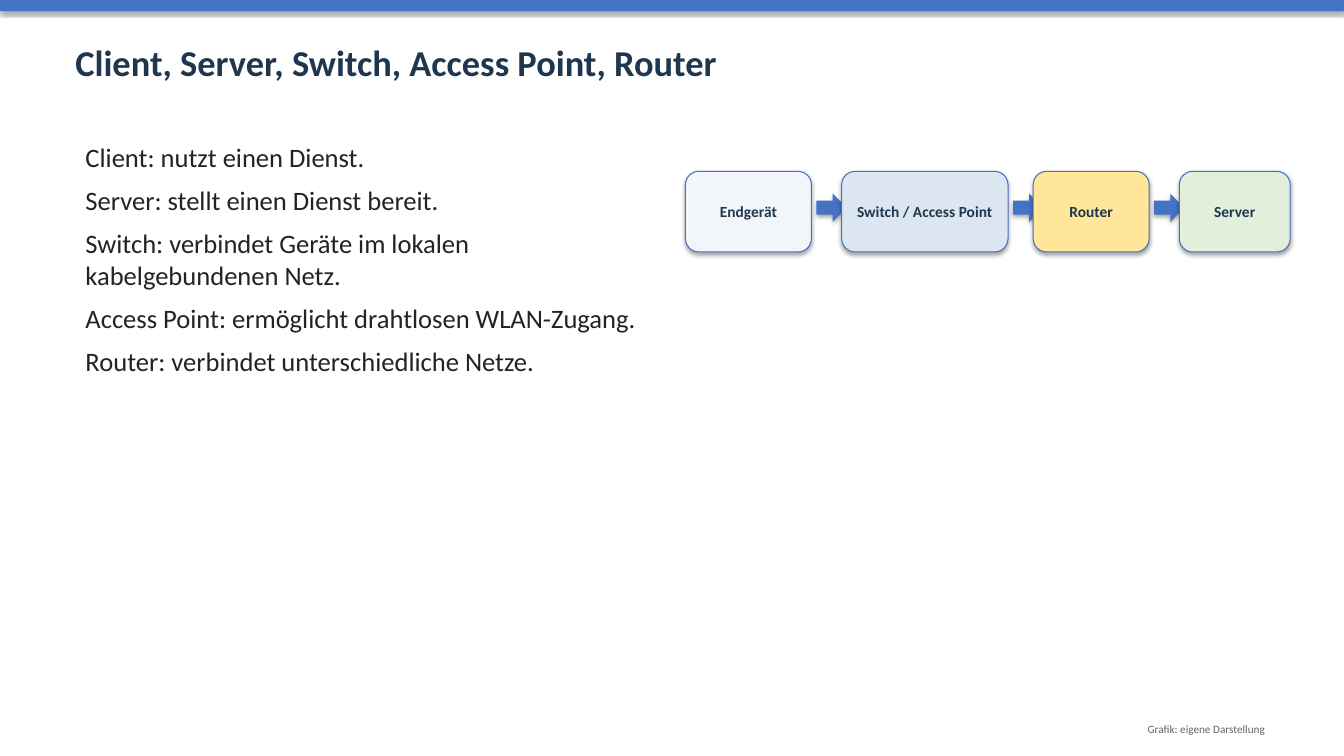
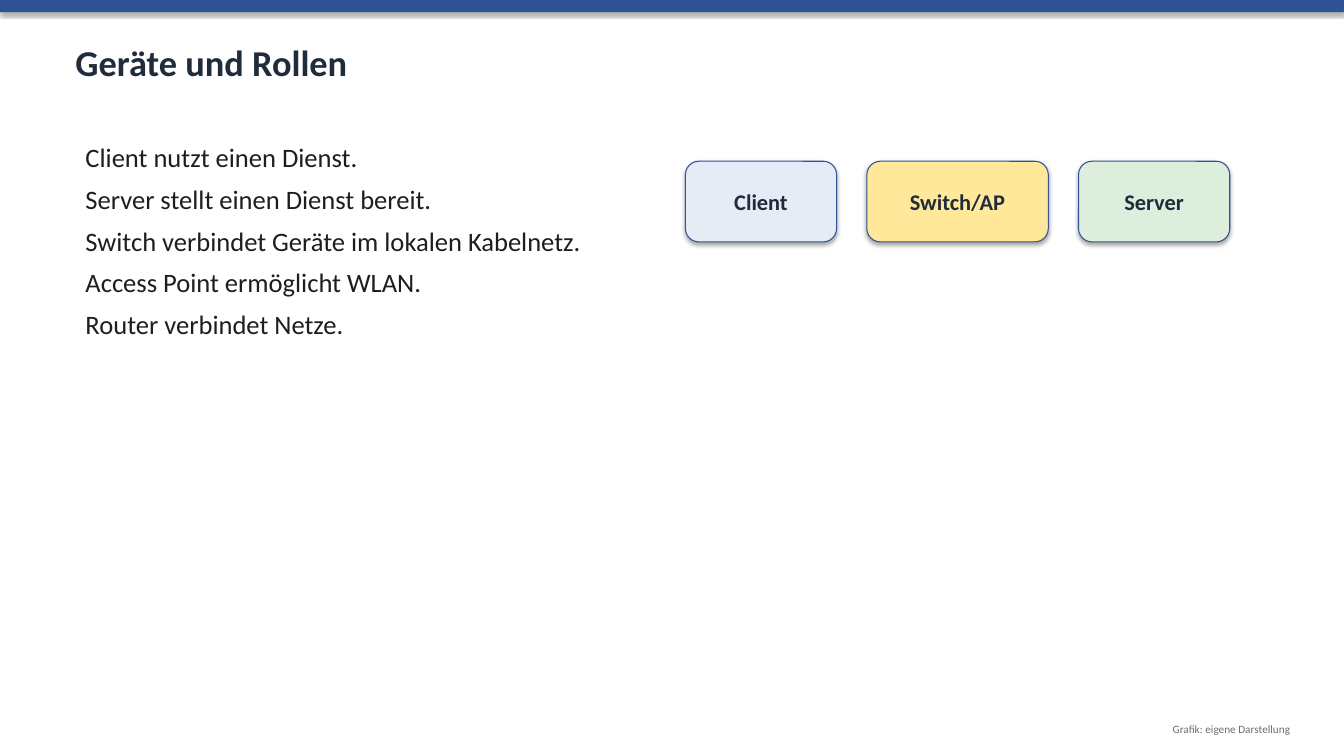
Before and after one commit to audipz/Unterrichtsmaterial_Oberschule_Sachsen, a slide deck: slide 4 of Unterrichtsmaterial_Oberschule_Sachsen/Klasse_8/04_Netzwerke_in_der_Informatik/05_Praesentationen/01_10_Netzwerke.pptx (slide 5 before the commit). Drawn at 1344x756 pixels with LibreOffice and Linux fonts; fonts in the diff are those of the drawing. Boxes give left, top, right and bottom in pixels: in the first picture for what was removed or moved away, otherwise in the second. Text is boxed around its words. In the diff, an @@ line names an element or a change of style, - is before the commit and + after.

```diff
--- a/Unterrichtsmaterial_Oberschule_Sachsen/Klasse_8/04_Netzwerke_in_der_Informatik/05_Praesentationen/01_10_Netzwerke.pptx
+++ b/Unterrichtsmaterial_Oberschule_Sachsen/Klasse_8/04_Netzwerke_in_der_Informatik/05_Praesentationen/01_10_Netzwerke.pptx
@@ rectangle at [0, 0, 1344, 12]: fill #4472C4 to #305396 @@
@@ text at [75, 50, 347, 77]: text changed; text colour #1F374E to #202C3C @@
-Client, Server, Switch, Access Point, Router
+Geräte und Rollen
@@ text at [85, 148, 580, 334]: text changed; text colour #232323 to #1E1E1E @@
-Client: nutzt einen Dienst.
-Server: stellt einen Dienst bereit.
-Switch: verbindet Geräte im lokalen kabelgebundenen Netz.
-Access Point: ermöglicht drahtlosen WLAN-Zugang.
-Router: verbindet unterschiedliche Netze.
+Client nutzt einen Dienst.
+Server stellt einen Dienst bereit.
+Switch verbindet Geräte im lokalen Kabelnetz.
+Access Point ermöglicht WLAN.
+Router verbindet Netze.
@@ rounded rectangle removed at [686, 171, 812, 252] @@
-Endgerät
@@ rounded rectangle added at [686, 161, 837, 242], fill #E5ECF6, outline #305396 0.75 pt, 16 pt, text #202C3C, bold @@
+Client
@@ rounded rectangle "Switch/AP": place and size @@
-rounded rectangle "Switch/AP" at [842, 171, 1008, 252]
+rounded rectangle "Switch/AP" at [867, 161, 1049, 242]
@@ rounded rectangle "Switch/AP" at [867, 161, 1049, 242]: fill #DCE6F1 to #FFE899; outline #4472C4 0.75 pt to #305396 0.75 pt @@
@@ rounded rectangle removed at [1033, 171, 1149, 252] @@
-Router
@@ rounded rectangle "Server": place and size @@
-rounded rectangle "Server" at [1180, 171, 1291, 252]
+rounded rectangle "Server" at [1079, 161, 1230, 242]
@@ rounded rectangle "Server" at [1079, 161, 1230, 242]: size 11 to 16 pt, text colour #1F374E to #202C3C; fill #E2EFDA to #DDEEDD; outline #4472C4 0.75 pt to #305396 0.75 pt @@
@@ right arrow removed at [817, 194, 847, 222] @@
@@ text in rounded rectangle at [910, 194, 1005, 211]: text changed; size 11 to 16 pt; text colour #1F374E to #202C3C @@
-Switch / Access Point
+Switch/AP
@@ right arrow removed at [1013, 194, 1044, 222] @@
@@ right arrow removed at [1154, 194, 1185, 222] @@
@@ text "Grafik: eigene Darstellung": place and size @@
-text "Grafik: eigene Darstellung" at [1148, 725, 1265, 735]
+text "Grafik: eigene Darstellung" at [1173, 725, 1290, 735]
@@ text "Grafik: eigene Darstellung" at [1173, 725, 1290, 735]: text colour #646464 to #6E6E6E @@
```
Also in this commit, not shown: 8 other slides changed, 5 slides removed, 9 other files.
